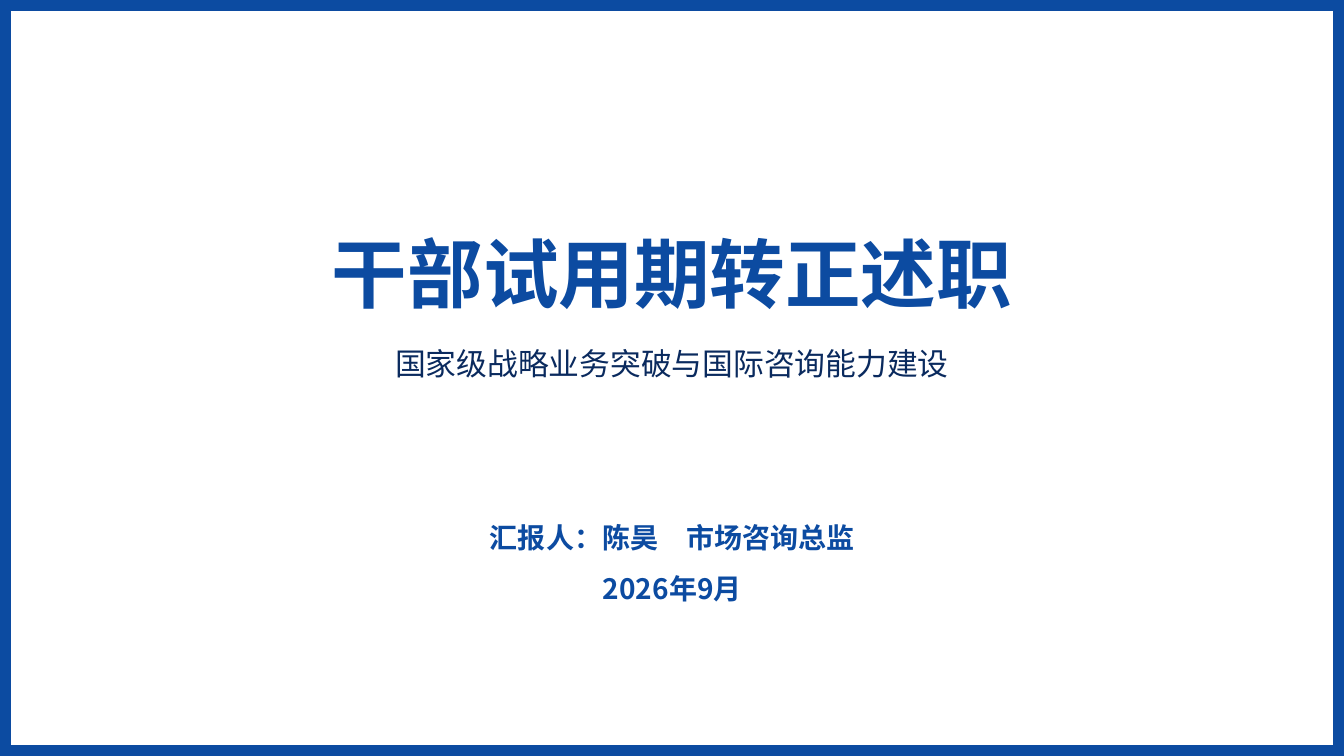
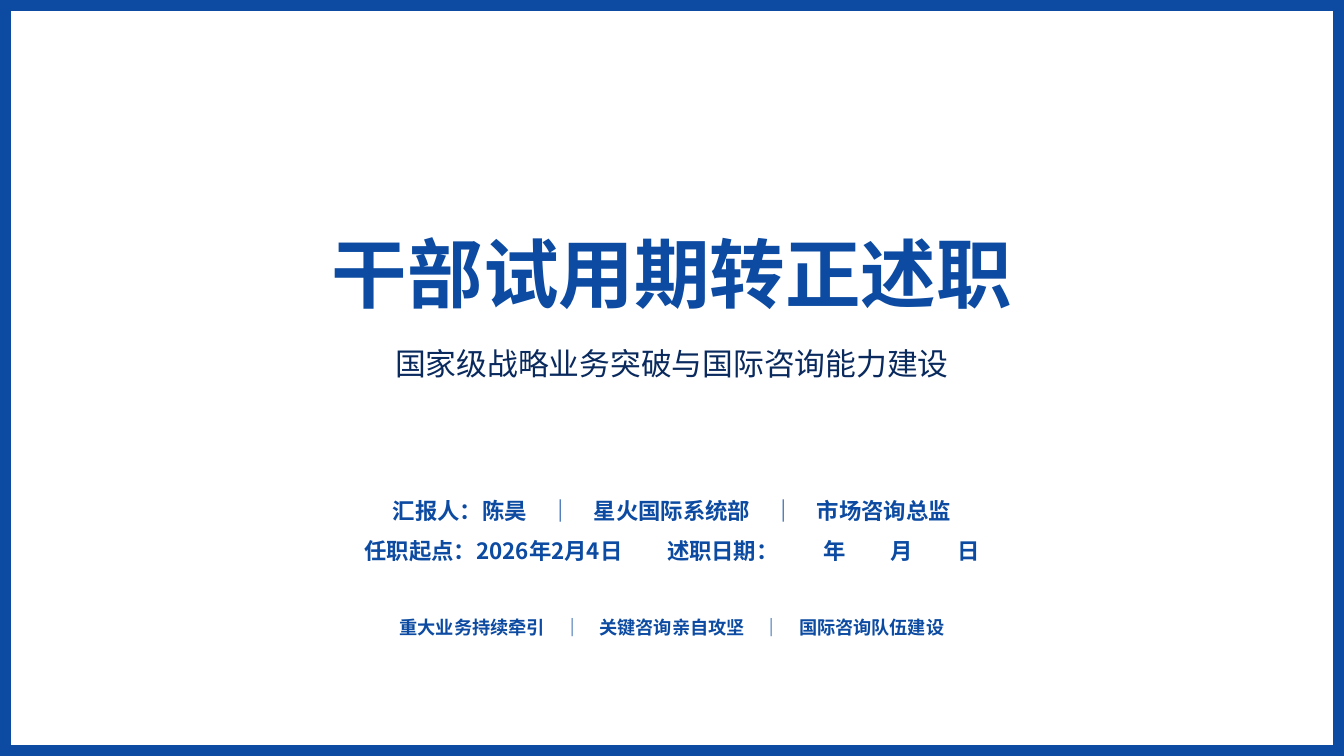
Before and after one commit to chyhcs/wyyh, a slide deck: slide 1 of 干部试用期转正述职-陈昊.pptx. Drawn at 1344x756 pixels with LibreOffice and Linux fonts; fonts in the diff are those of the drawing; background and template pictures are left out. Boxes give left, top, right and bottom in pixels: in the first picture for what was removed or moved away, otherwise in the second. Text is boxed around its words. In the diff, an @@ line names an element or a change of style, - is before the commit and + after.

```diff
--- a/干部试用期转正述职-陈昊.pptx
+++ b/干部试用期转正述职-陈昊.pptx
@@ text at (365, 499, 979, 561): text changed; size 20 to 16 pt @@
-汇报人：陈昊 市场咨询总监
-2026年9月
+汇报人：陈昊 ｜ 星火国际系统部 ｜ 市场咨询总监
+任职起点：2026年2月4日 述职日期： 年 月 日
@@ text added at (400, 618, 944, 636), 13 pt, text #0C4BA1, bold @@
+重大业务持续牵引 ｜ 关键咨询亲自攻坚 ｜ 国际咨询队伍建设
```
Also in this commit, not shown: 25 other slides changed, 7 slides added, 6 slides removed, 2 other files.
